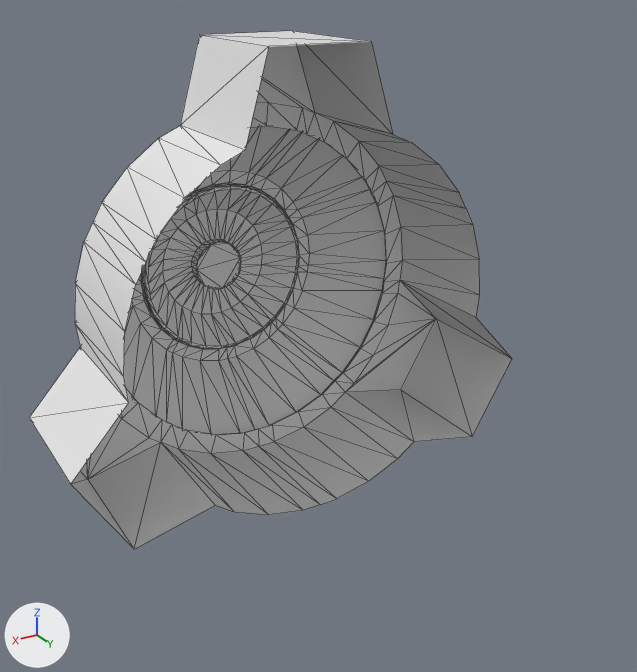
A saved change to the glTF model ReplayRecorder_v2/Viewer/assets/js3party/models/BigPickups/fog turbine.glb.
One viewpoint serves both versions: a 50 mm lens placed at (1.87, 3.09, 1.53), pointed at (0.04, 0.05, 0.01). The axes (+X, +Y, +Z) are drawn at lower left. The lights are the same throughout. Mesh edges are drawn as thin lines. Where no turn or scale is listed for an object, it has been applied to the vertices. Vertices at the same position are counted once.
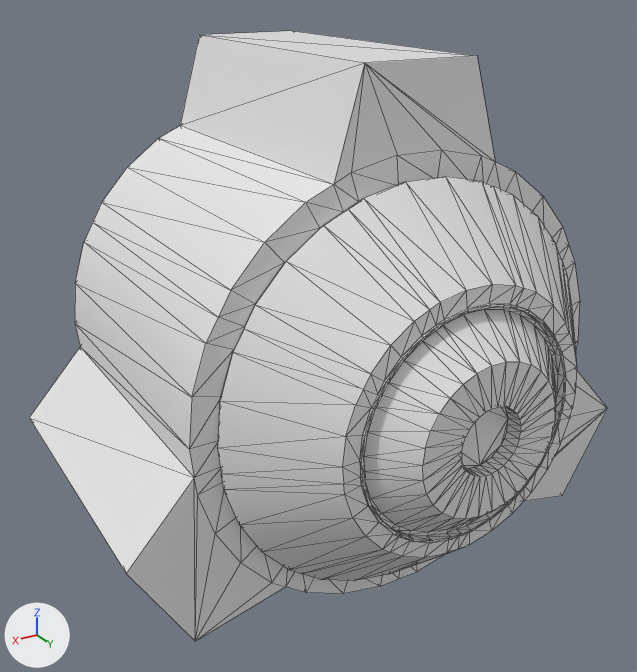
Boxes [x1, y1, x2, y2] around the edits, measured in the pictures (637 x 672 px):
'mesh', reshaped (20% wider, 18% taller): before [29, 31, 512, 549]; after [29, 31, 608, 641]
part 1 of me_cube_001, added: after [29, 31, 608, 641]
part 2 of me_cube_001, deleted: before [29, 31, 512, 549]

The change in detail:
me_cube_001 is used by ob_mesh; location (0.0, 0.0, 0.0).
me_cube_001 had 480 vertices, 925 faces and spanned x -1.17..1.17, y -1.13..0.0, z -0.91..1.22.
me_cube_001 now has 894 vertices, 1784 faces and spans x -1.17..1.17, y -1.13..1.13, z -0.91..1.22.
me_cube_001 part 1: 447 vertices added at x -1.17..1.17, y 0.65..1.13, z -0.91..1.22.
me_cube_001 part 2: 33 vertices removed from x -1.17..1.17, y 0.0, z -0.91..1.22.
